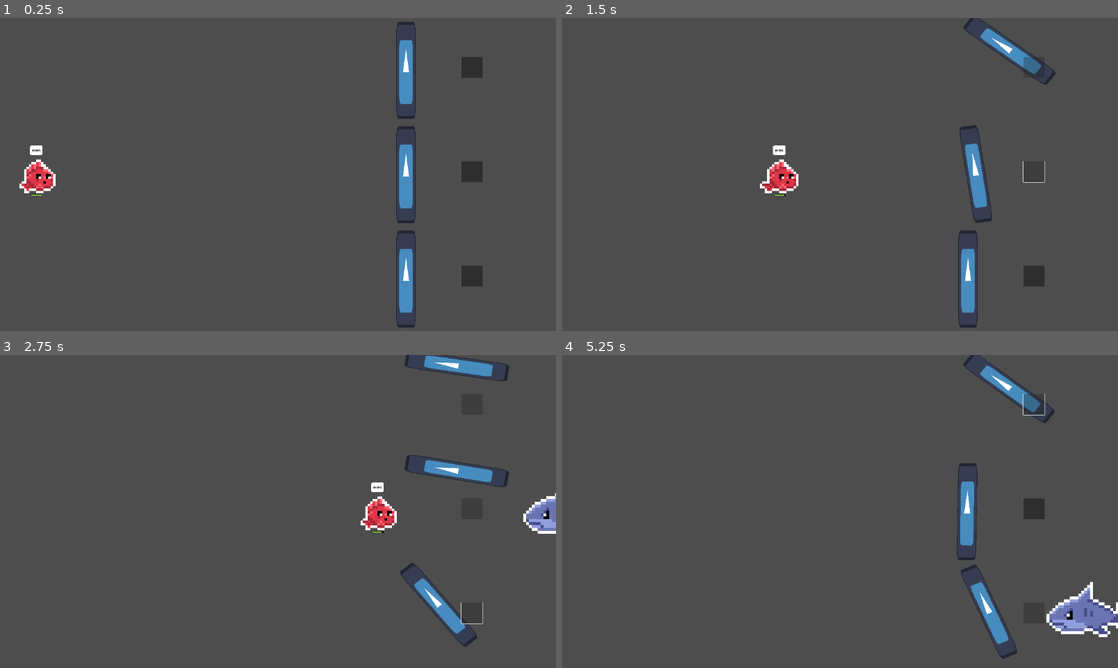
Above: before the commit, frames 1-4 (two rows, left to right).
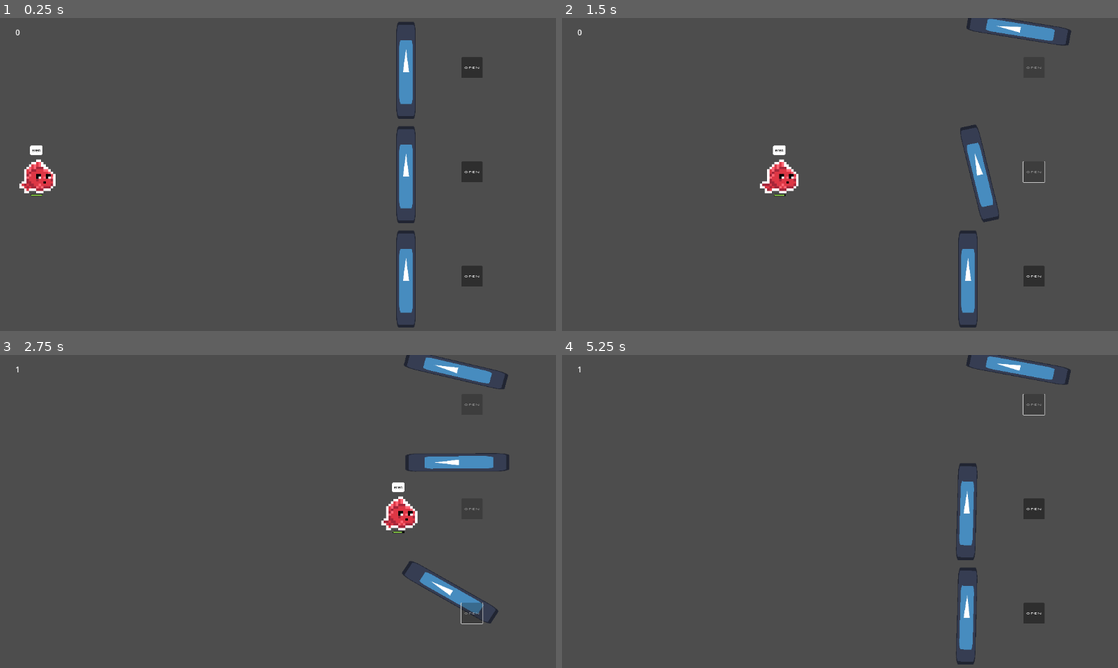
Above: after the commit, the same moments.

Repository: ernykt/fishjam_3
Game: Godot game, scene res://scenes/main.tscn
Two runs of this game, one before a commit and one after it. Both use one fixed random seed, a clock stepped at 60 frames per second and the inputs below. The engine's default icon, where the game draws it, is replaced by a stand-in: a white triangle on a blue panel in a dark square.
Inputs (mouse positions are in pixels of both pictures, inside the frame that each line leads up to):
- Up to frame 1 (0.25 s): no input
- Up to frame 2 (1.5 s): click (1034, 68) at 0.5 s, where only the run after the commit has a clickable "OPEN"; click (1034, 171) at 1.27 s
- Up to frame 3 (2.75 s): click (472, 614) at 2 s
- Up to frame 4 (5.25 s): click (1034, 405) at 4.25 s

The runs differ from the first frame. In frame 1, less than 0.1% of the frame differs, in the area x 2-87%, y 3-83%; in frame 2, 1.8%; in frame 3, 4.2%, in the area x 2-100%, y 0-94%; in frame 4, 3.9%.

Commit message:
added score and small adjusments

Diff:
--- a/project.godot
+++ b/project.godot
@@ -12,11 +12,16 @@
 
 config/name="fishjam"
 run/main_scene="res://scenes/main.tscn"
-config/features=PackedStringArray("4.1", "Mobile")
+config/features=PackedStringArray("4.2", "Mobile")
 config/icon="res://icon.svg"
+
+[autoload]
+
+Globals="*res://scripts/globals.gd"
 
 [display]
 
+window/size/resizable=false
 window/stretch/mode="viewport"
 window/stretch/aspect="expand"
 
--- a/scenes/door_1.tscn
+++ b/scenes/door_1.tscn
@@ -39,6 +39,7 @@
 offset_right = 446.0
 offset_bottom = 415.0
 scale = Vector2(2.46666, 1)
+text = "OPEN"
 
 [node name="DoorCollisionTimer" type="Timer" parent="."]
 wait_time = 0.2
--- a/scenes/main.tscn
+++ b/scenes/main.tscn
@@ -1,5 +1,6 @@
-[gd_scene load_steps=5 format=3 uid="uid://bmjjkroajpcdd"]
+[gd_scene load_steps=6 format=3 uid="uid://bmjjkroajpcdd"]
 
+[ext_resource type="Script" path="res://scripts/main.gd" id="1_6cbwh"]
 [ext_resource type="PackedScene" uid="uid://bfu7n6jo0a54g" path="res://scenes/door_1.tscn" id="2_dcpk6"]
 [ext_resource type="Script" path="res://scripts/FishSpawner.gd" id="2_y26cx"]
 [ext_resource type="Script" path="res://scripts/EnemySpawner.gd" id="4_re186"]
@@ -8,6 +9,7 @@
 size = Vector2(641.671, 35.925)
 
 [node name="Main" type="Node2D"]
+script = ExtResource("1_6cbwh")
 
 [node name="Doors" type="Node2D" parent="."]
 position = Vector2(-32, 8)
@@ -35,7 +37,7 @@
 script = ExtResource("4_re186")
 
 [node name="Timer" type="Timer" parent="EnemySpawner"]
-wait_time = 2.0
+wait_time = 10.0
 autostart = true
 
 [node name="Area2D" type="Area2D" parent="."]
@@ -47,5 +49,12 @@
 one_way_collision = true
 one_way_collision_margin = 0.0
 
+[node name="Score" type="Label" parent="."]
+offset_left = 32.0
+offset_top = 18.0
+offset_right = 97.0
+offset_bottom = 73.0
+text = "465465"
+
 [connection signal="timeout" from="FishSpawner/Timer" to="FishSpawner" method="_on_timer_timeout"]
 [connection signal="timeout" from="EnemySpawner/Timer" to="EnemySpawner" method="_on_timer_timeout"]
--- a/scripts/Enemy.gd
+++ b/scripts/Enemy.gd
@@ -21,6 +21,7 @@
 
 func _on_area_2d_body_entered(body):
 	if "Fish" in body.name:
+		Globals.score -= 5
 		$Sprite2D.play("attack")
 		body.queue_free()
 		var tween_mod = get_tree().create_tween()
@@ -29,8 +30,12 @@
 		tween_mod.tween_property(self, "modulate:a", 0, 1)
 		tween_mod.tween_callback(queue_free)
 
-
 func _on_timer_timeout():
 	$CollisionShape2D.disabled = true
 	velocity = Vector2(1, 0) * SPEED
 	$Sprite2D.flip_h = false
+	var tween_mod = get_tree().create_tween()
+	var tween = get_tree().create_tween()
+	tween.tween_property(self, "position", position - Vector2(0, 25), 1)
+	tween_mod.tween_property(self, "modulate:a", 0, 1)
+	tween_mod.tween_callback(queue_free)
--- a/scripts/EnemySpawner.gd
+++ b/scripts/EnemySpawner.gd
@@ -4,9 +4,8 @@
 func spawn_enemy():
 	var e = enemy.instantiate()
 	var Ylist = [96, 328, 536]
-	e.position = Vector2(1400, Ylist.pick_random())
+	e.position = Vector2(1200, Ylist.pick_random())
 	add_child(e)
-
 
 func _on_timer_timeout():
 	spawn_enemy()
--- a/scripts/door_1.gd
+++ b/scripts/door_1.gd
@@ -16,7 +16,7 @@
 	$DetectFish.rotation = 0
 
 	if not can_rotate:
-		$DoorSprite.rotation -= 1 * delta
+		$DoorSprite.rotation -= 1.5 * delta
 	if $DoorSprite.rotation_degrees < -90:
 		can_rotate = true
 		in_position = true
@@ -25,7 +25,7 @@
 			disable_collision = true
 			$DoorShape.disabled = true
 	if can_rotate and in_position and timer.is_stopped():
-		$DoorSprite.rotation += 1 * delta
+		$DoorSprite.rotation += 1.5 * delta
 		disable_collision = false
 		$DoorShape.disabled = false
 	if $DoorSprite.rotation_degrees >= 0:
@@ -33,8 +33,7 @@
 		$Button.disabled = false
 
 func _on_detect_fish_body_entered(body):
-	#$DoorShape.set_deferred("disabled", false)
-	pass
+	Globals.score += 1
 
 func _on_button_pressed():
 	can_rotate = false
--- /dev/null
+++ b/scripts/globals.gd
@@ -0,0 +1,3 @@
+extends Node
+
+var score = 0
--- /dev/null
+++ b/scripts/main.gd
@@ -0,0 +1,6 @@
+extends Node2D
+
+@onready var score_text = $Score
+
+func _process(_delta):
+	score_text.text = str(Globals.score)
Not shown: 1 places in scenes/menu.tscn that only renumber resources
Binary file added: sprites/door.png
Not shown, added: sprites/door.png.import
